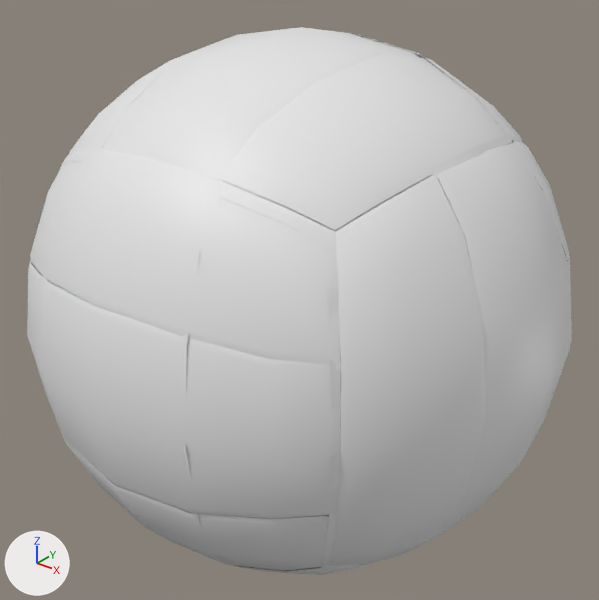
Before and after pictures for a commit that changed the FBX model working/subahu/FBX/Volleyball.fbx.
Camera for both pictures: a 50 mm lens placed at (0.751, -0.94, 1.007), pointed at (-0.001, 0.0, 0.424). Every picture has the same lights, and +X, +Y and +Z are marked at lower left. Where no turn or scale is listed for an object, it has been applied to the vertices.

The first picture shows 'Volleyball'.
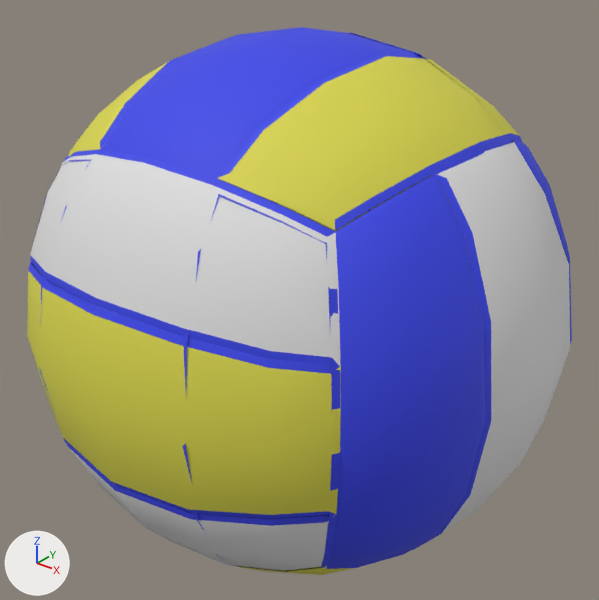
Changed parts and their boxes [x1, y1, x2, y2] in the pictures (599 x 600 px):
```json
{"part": 1, "of": "me_cube_006", "change": "recoloured", "before": [28, 27, 572, 572], "after": [28, 27, 572, 572], "on screen": "white to blue"}
{"part": 2, "of": "me_cube_006", "change": "recoloured", "before": [30, 105, 570, 571], "after": [30, 105, 570, 571]}
{"part": 3, "of": "me_cube_006", "change": "recoloured", "before": [27, 56, 520, 575], "after": [27, 56, 520, 575], "on screen": "white to yellow"}
```

Edits to the scene script, one JSON object a line:
```json
{"op": "add", "block": "mat_yellow_light_texture", "code": ["mat_yellow_light_texture = principled_material('yellow_light_texture')", "mat_yellow_light_texture.base_color = (0.698, 0.668, 0.069)  # yellow #dad54a", "mat_yellow_light_texture.roughness = 0.69"]}
{"op": "add", "block": "mat_white_greyish_texture", "code": ["mat_white_greyish_texture = principled_material('white_greyish_texture')", "mat_white_greyish_texture.base_color = (0.736, 0.736, 0.736)  # light grey #dfdfdf", "mat_white_greyish_texture.roughness = 0.69"]}
{"op": "add", "block": "mat_blue_texture", "code": ["mat_blue_texture = principled_material('blue_texture')", "mat_blue_texture.base_color = (0.0394, 0.0583, 0.8)  # blue #3844e7", "mat_blue_texture.roughness = 0.69"]}
{"block": "me_cube_006", "where": "me_cube_006.from_pydata(...)  # 866 vertices, 616 faces; spans x -0.42..0.42, y -0.42..0.42, z -0.42..0.42"}
{"block": "me_cube_006", "where": "# used by ob_volleyball; location = (0.0, 0.0, 0.424)"}
{"block": "me_cube_006", "change": "me_cube_006 part 1: 400 of the faces centred in x -0.389..0.389, y -0.391..0.391, z -0.402..0.402 switch from no material to mat_blue_texture (blue #3844e7)"}
{"block": "me_cube_006", "change": "me_cube_006 part 2: 118 of the faces centred in x -0.4..0.4, y -0.368..0.368, z -0.289..0.289 switch from no material to mat_white_greyish_texture (light grey #dfdfdf)"}
{"block": "me_cube_006", "change": "me_cube_006 part 3: 98 of the faces centred in x -0.288..0.288, y -0.401..0.401, z -0.388..0.367 switch from no material to mat_yellow_light_texture (yellow #dad54a)"}
```
